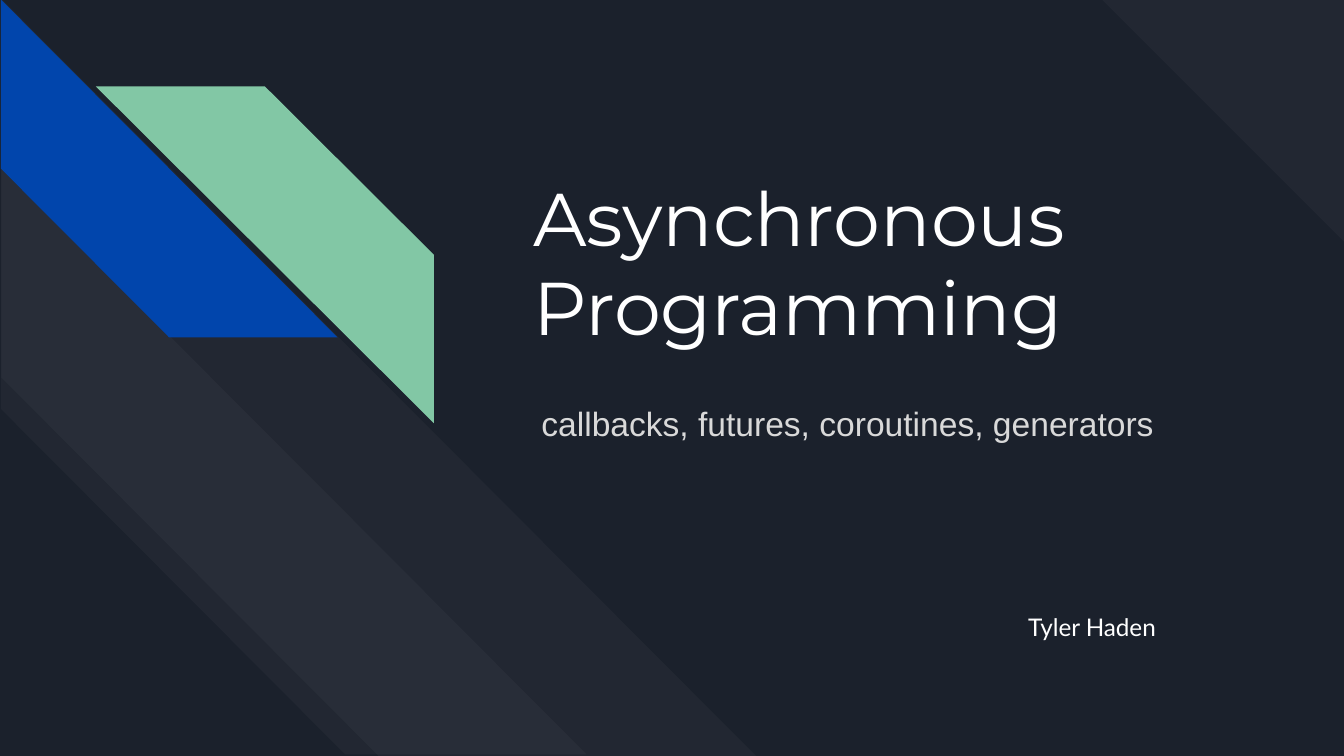
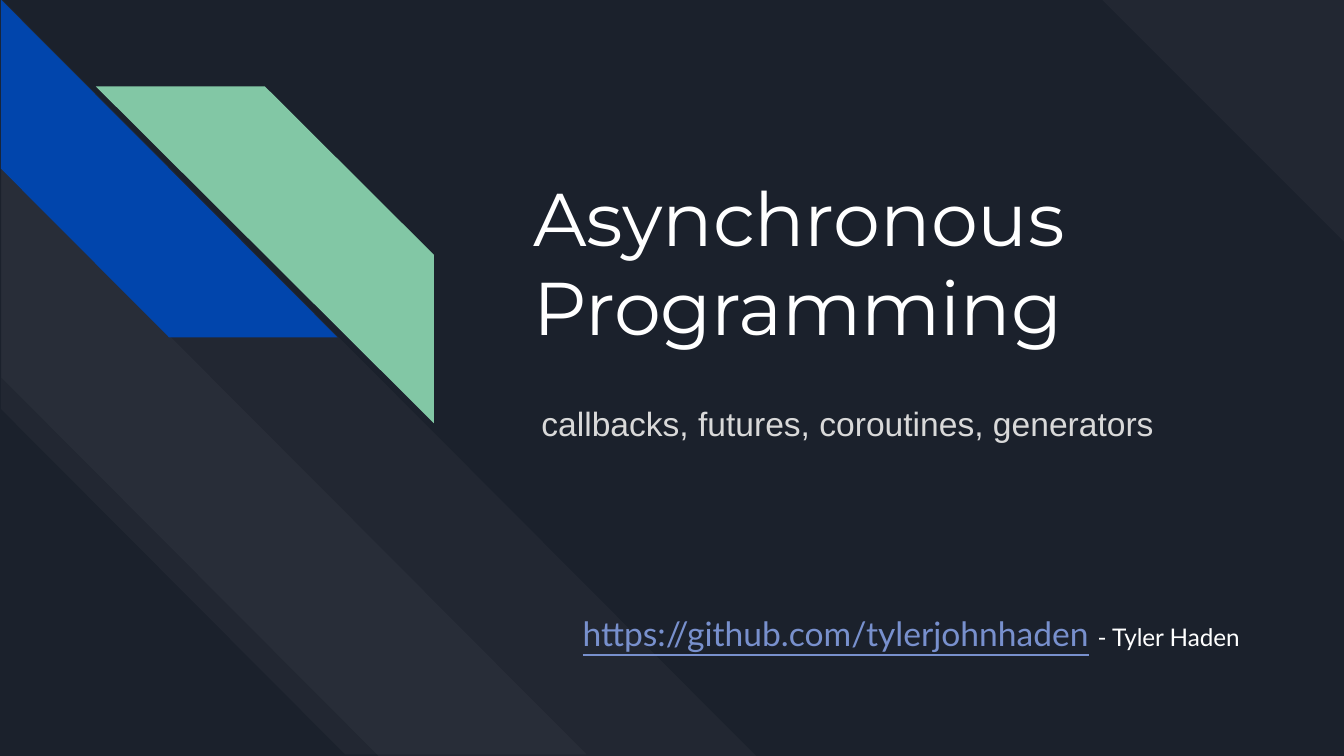
Before and after one commit to tylerjohnhaden/AsyncPresentation, a slide deck: slide 1 of AsyncPresentation.pptx. Drawn at 1344x756 pixels with LibreOffice and Linux fonts; fonts in the diff are those of the drawing. Boxes give left, top, right and bottom in pixels: in the first picture for what was removed or moved away, otherwise in the second. Text is boxed around its words. In the diff, an @@ line names an element or a change of style, - is before the commit and + after.

```diff
--- a/AsyncPresentation.pptx
+++ b/AsyncPresentation.pptx
@@ subtitle at (583, 621, 1240, 652): text changed; size 13 to 18 pt; text colour #FFFFFF to #7890CD @@
-Tyler Haden
+https://github.com/tylerjohnhaden - Tyler Haden
```
Also in this commit, not shown: 2 other slides changed, 14 slides added, 10 slides removed.
